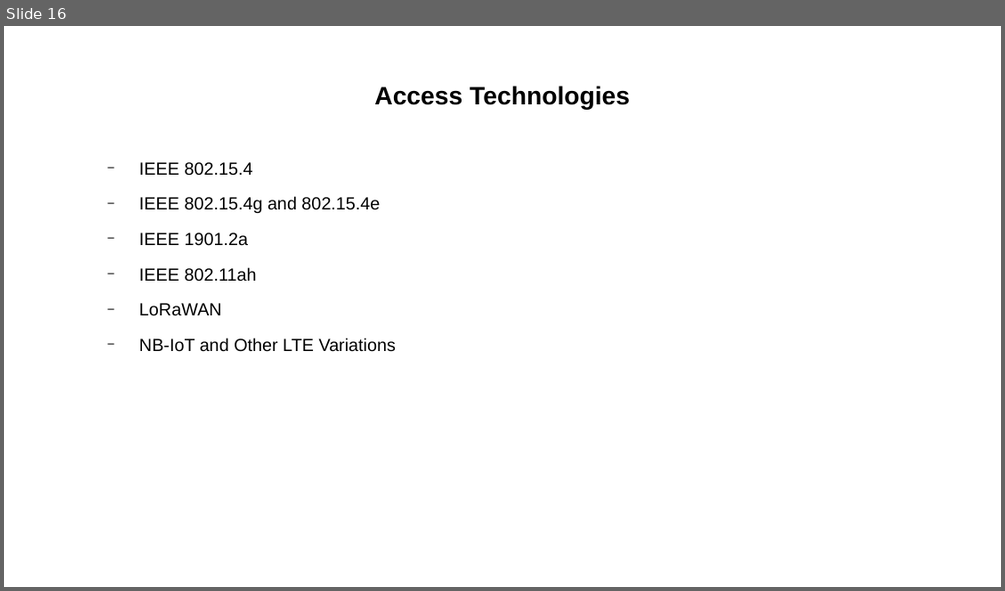
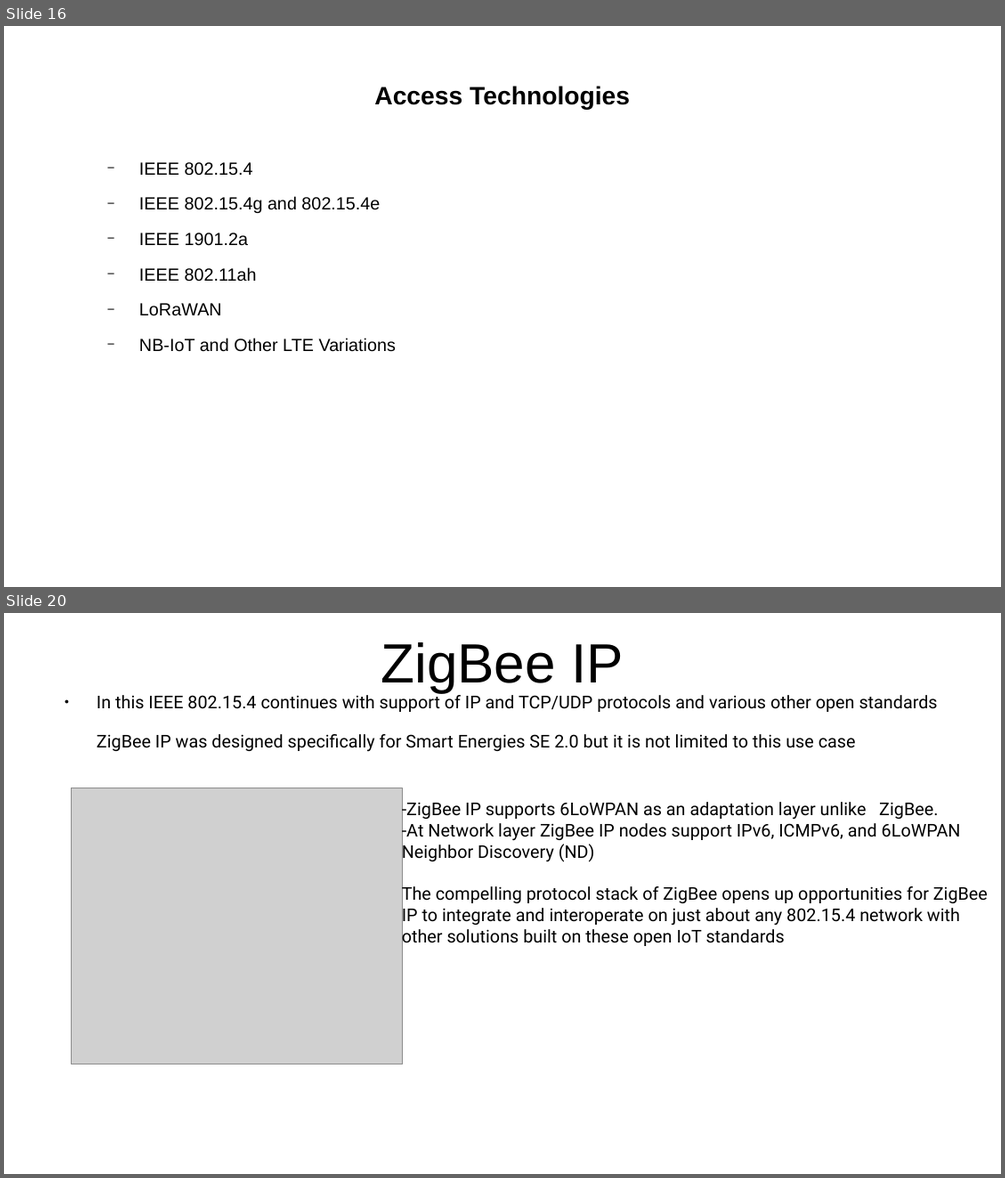
Before and after one commit to Dihfahsih1/Masters-Software-Engineering, a slide deck: yr-sem1/IoT/chapter-4-slides.odp. Shown one above the other, each under a label of ours: slide 16 before the commit, slides 16 and 20 after it; the slides between them are not shown. The pictures are 1005x591 and 1005x1178 pixels, drawn with LibreOffice and Linux fonts; fonts in the diff are those of the drawing; grey boxes stand for pictures. Boxes give left, top, right and bottom in pixels: in the first picture for what was removed or moved away, otherwise in the second. Text is boxed around its words. In the diff, an @@ line names an element or a change of style, - is before the commit and + after.

```diff
--- a/yr-sem1/IoT/chapter-4-slides.odp
+++ b/yr-sem1/IoT/chapter-4-slides.odp
@@ slide 20 added at <box>4,613,1001,1174</box>, background #FFFFFF @@
@@ title added at <box>380,642,623,692</box>, 44 pt, text #000000 @@
+ZigBee IP
@@ text added at <box>97,692,938,752</box>, 14 pt, text #000000 @@
+● In this IEEE 802.15.4 continues with support of IP and TCP/UDP protocols and various other open standards
+ZigBee IP was designed specifically for Smart Energies SE 2.0 but it is not limited to this use case
@@ picture added at <box>71,788,403,1064</box> @@
@@ text added at <box>402,799,987,948</box>, 14 pt, text #000000 @@
+-ZigBee IP supports 6LoWPAN as an adaptation layer unlike ZigBee.
+-At Network layer ZigBee IP nodes support IPv6, ICMPv6, and 6LoWPAN Neighbor Discovery (ND)
+The compelling protocol stack of ZigBee opens up opportunities for ZigBee IP to integrate and interoperate on just about any 802.15.4 network with
+other solutions built on these open IoT standards
```
Also in this commit, not shown: 15 other slides added, 4 other files.
